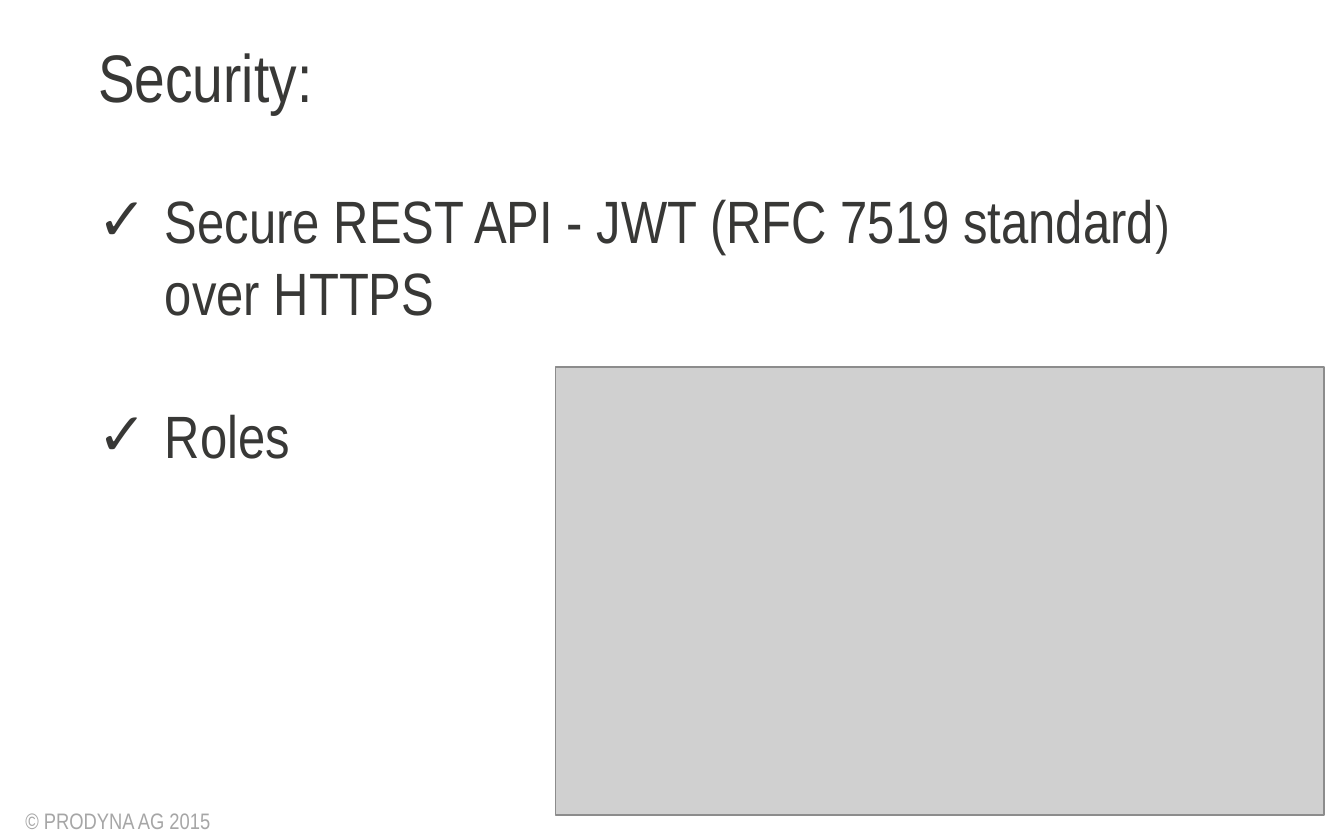
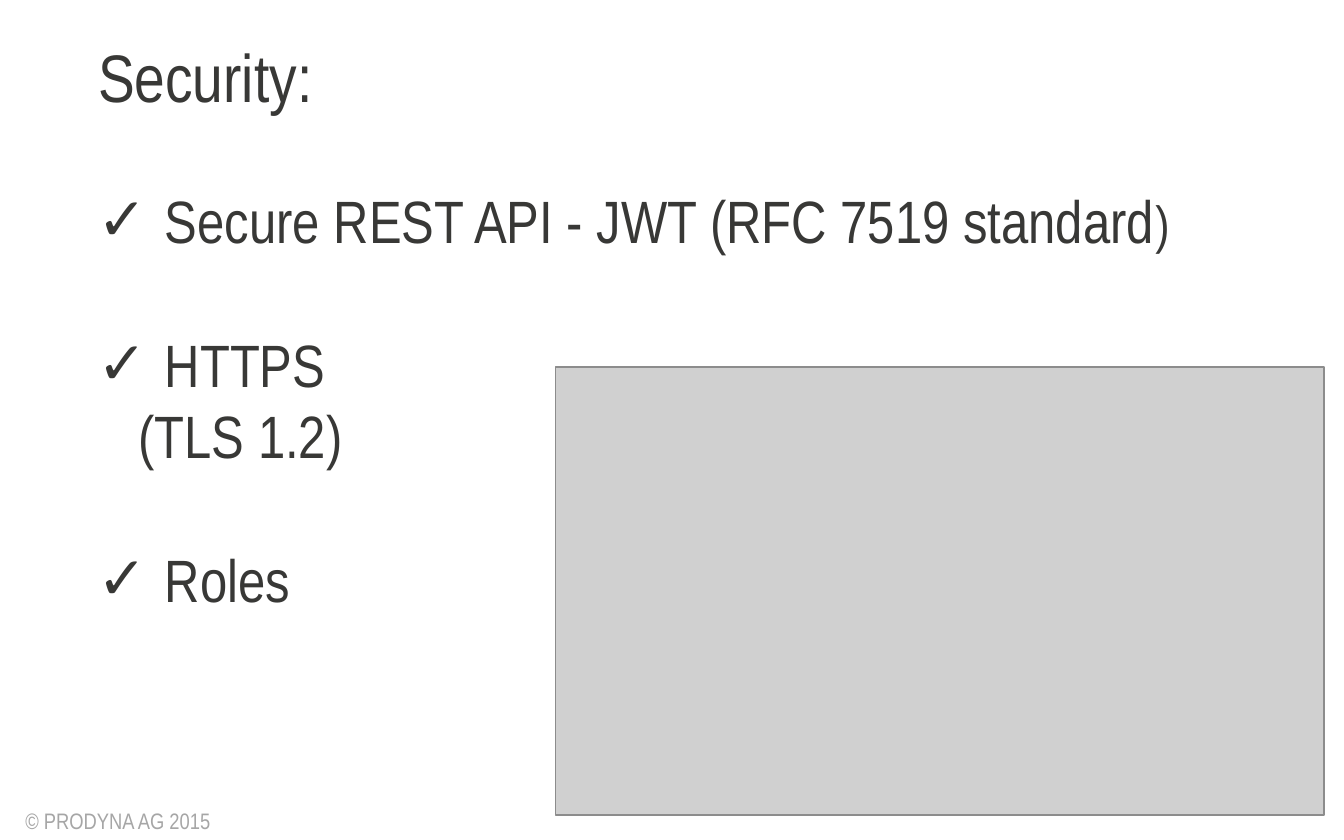
Before and after one commit to BGligorijevic/pac-slides, a slide deck: slide 9 of PAC-presentation.pptx. Drawn at 1344x840 pixels with LibreOffice and Linux fonts; fonts in the diff are those of the drawing; grey boxes stand for pictures; background and template pictures are left out. Boxes give left, top, right and bottom in pixels: in the first picture for what was removed or moved away, otherwise in the second. Text is boxed around its words. In the diff, an @@ line names an element or a change of style, - is before the commit and + after.

```diff
--- a/PAC-presentation.pptx
+++ b/PAC-presentation.pptx
@@ text at (139, 199, 1154, 470): text changed @@
-✓ Secure REST API - JWT (RFC 7519 standard) over HTTPS
+✓ Secure REST API - JWT (RFC 7519 standard)
+✓ HTTPS
+(TLS 1.2)
```
Also in this commit, not shown: 7 other slides changed, 1 slide added.
